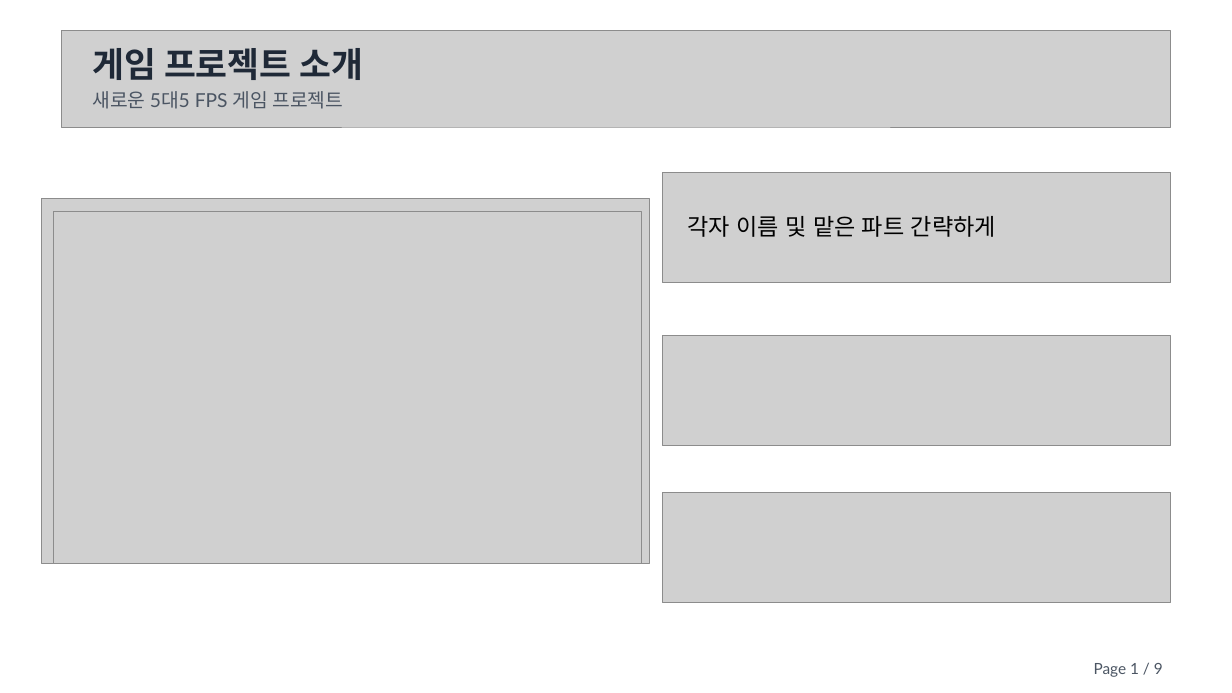
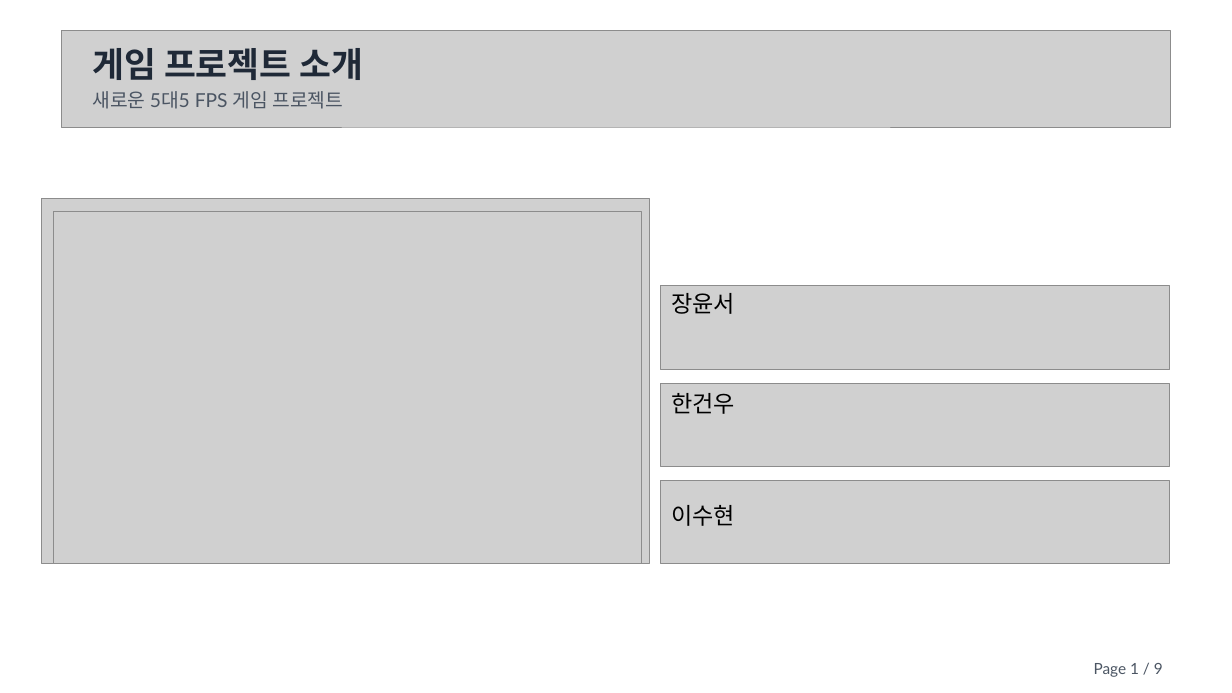
Before and after one commit to yunseo0129/2025_CapstoneGame, a slide deck: slide 1 of Design/종합설계기획.pptx. Drawn at 1232x693 pixels with LibreOffice and Linux fonts; fonts in the diff are those of the drawing; grey boxes stand for pictures; background and template pictures are left out. Boxes give left, top, right and bottom in pixels: in the first picture for what was removed or moved away, otherwise in the second. Text is boxed around its words. In the diff, an @@ line names an element or a change of style, - is before the commit and + after.

```diff
--- a/Design/종합설계기획.pptx
+++ b/Design/종합설계기획.pptx
@@ text removed at <box>687,216,996,237</box> @@
-각자 이름 및 맡은 파트 간략하게
@@ picture: place and size @@
-picture at <box>663,172,1171,282</box>
+picture at <box>661,286,1169,369</box>
@@ text added at <box>671,293,735,314</box>, 18 pt, text #000000 @@
+장윤서
@@ picture: place and size @@
-picture at <box>663,335,1171,445</box>
+picture at <box>661,384,1169,467</box>
@@ text added at <box>671,393,735,414</box>, 18 pt, text #000000 @@
+한건우
@@ picture: place and size @@
-picture at <box>663,493,1171,603</box>
+picture at <box>661,481,1169,564</box>
@@ text added at <box>671,505,735,526</box>, 18 pt, text #000000 @@
+이수현
```
Also in this commit, not shown: 8 other slides changed, 2 slides added, 2 slides removed.
